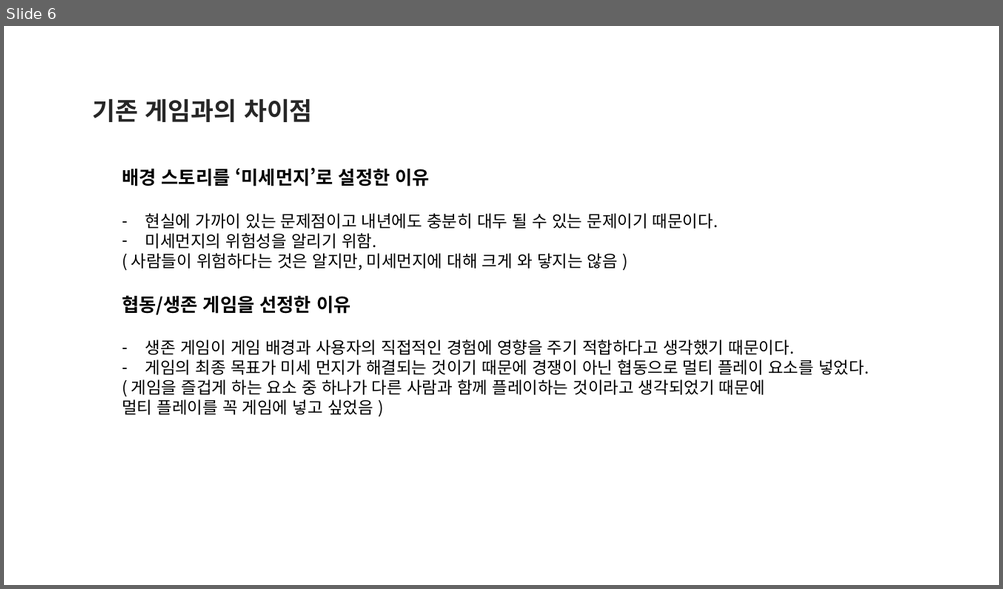
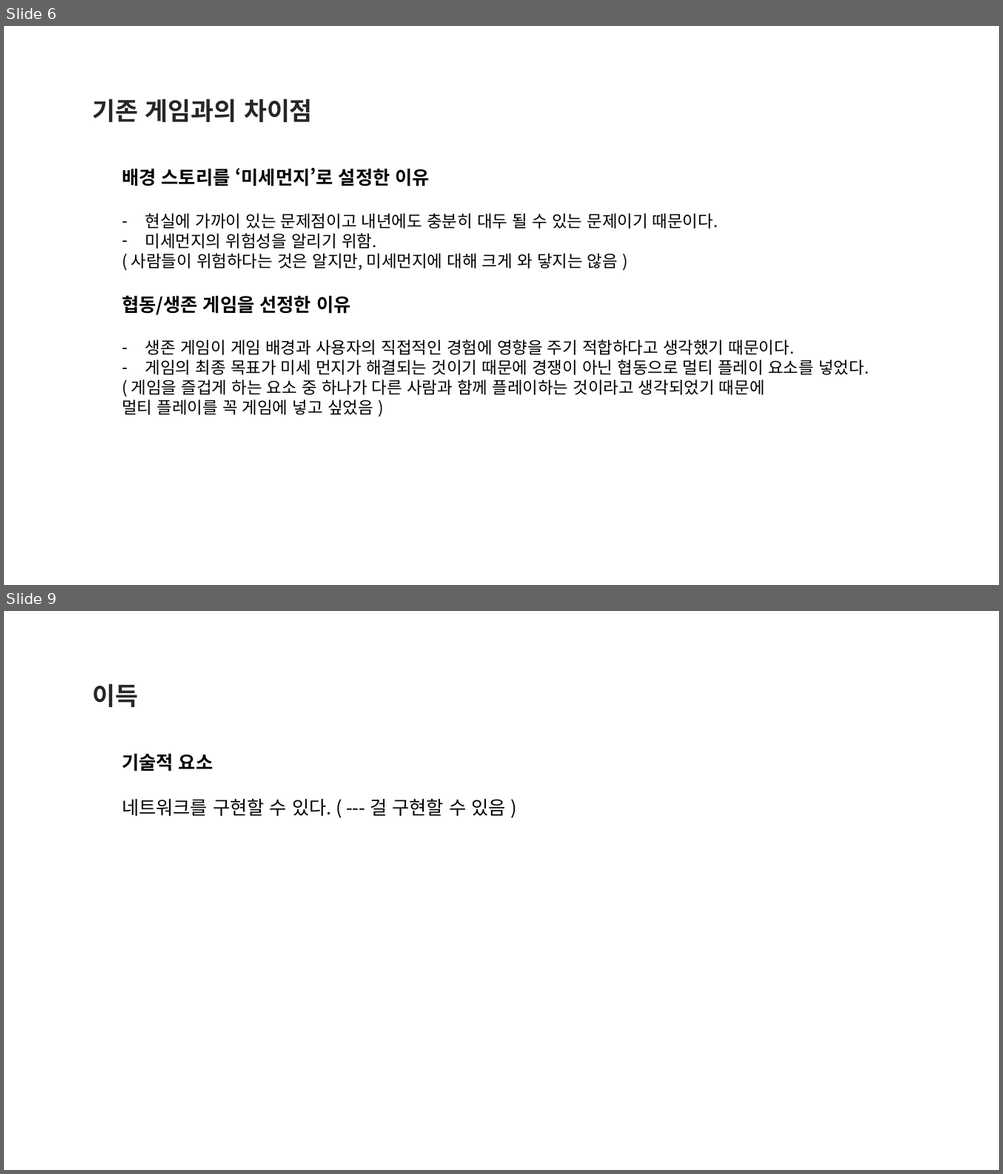
Before and after one commit to goldsun119/Graduation-Project, a slide deck: Document/1122 기획발표자료_01.pptx. Shown one above the other, each under a label of ours: slide 6 before the commit, slides 6 and 9 after it; the slides between them are not shown. The pictures are 1003x589 and 1003x1174 pixels, drawn with LibreOffice and Linux fonts; fonts in the diff are those of the drawing. Boxes give left, top, right and bottom in pixels: in the first picture for what was removed or moved away, otherwise in the second. Text is boxed around its words. In the diff, an @@ line names an element or a change of style, - is before the commit and + after.

```diff
--- a/Document/1122 기획발표자료_01.pptx
+++ b/Document/1122 기획발표자료_01.pptx
@@ slide 9 added at (4, 611, 999, 1170), background #FFFFFF @@
@@ text added at (93, 684, 139, 707), 24 pt, text #262626, bold @@
+이득
@@ text added at (122, 754, 505, 816), 18 pt, text #000000 @@
+기술적 요소
+네트워크를 구현할 수 있다. ( --- 걸 구현할 수 있음 )
```
Also in this commit, not shown: 1 slide changed, 3 other slides added.
